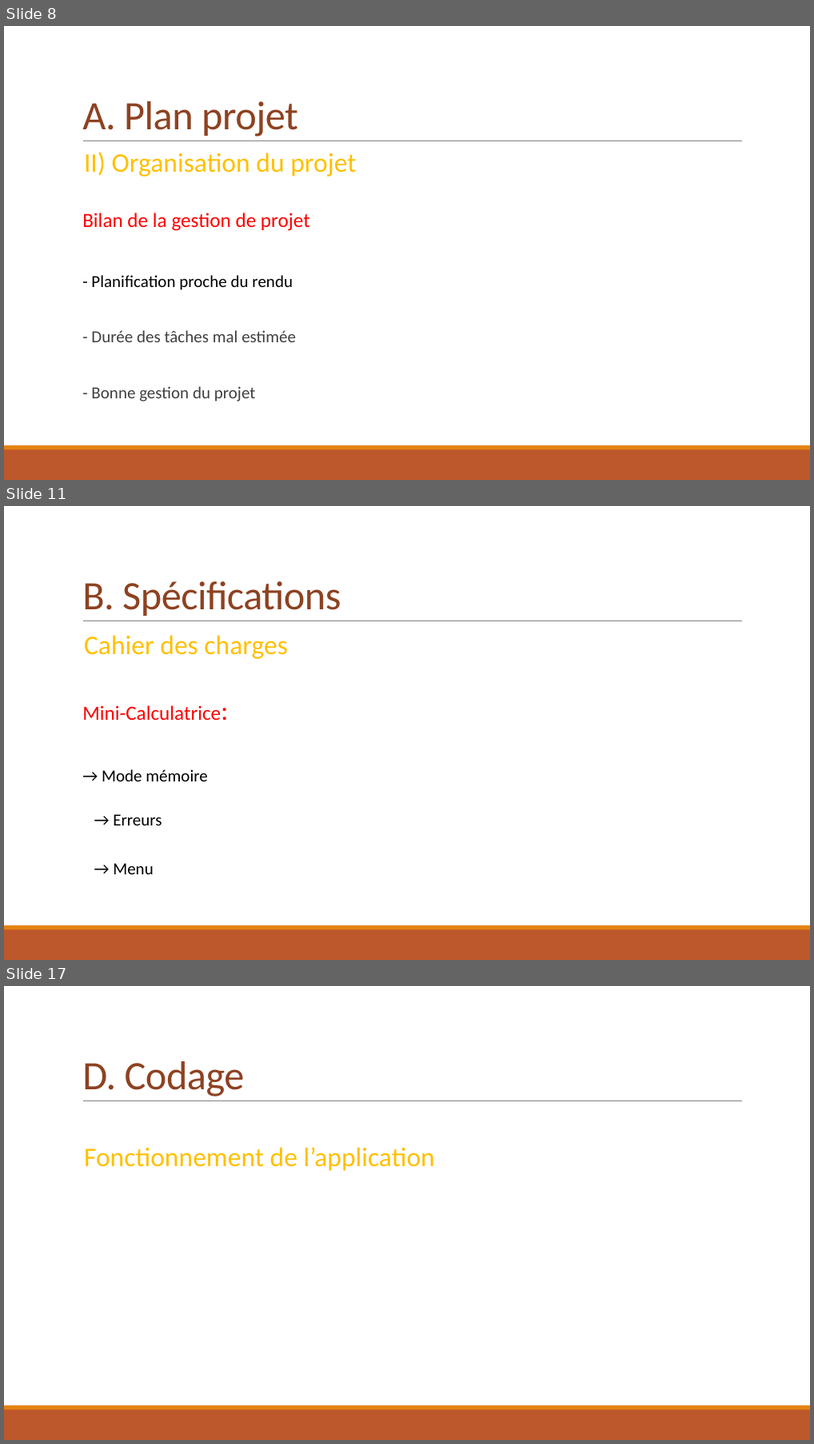
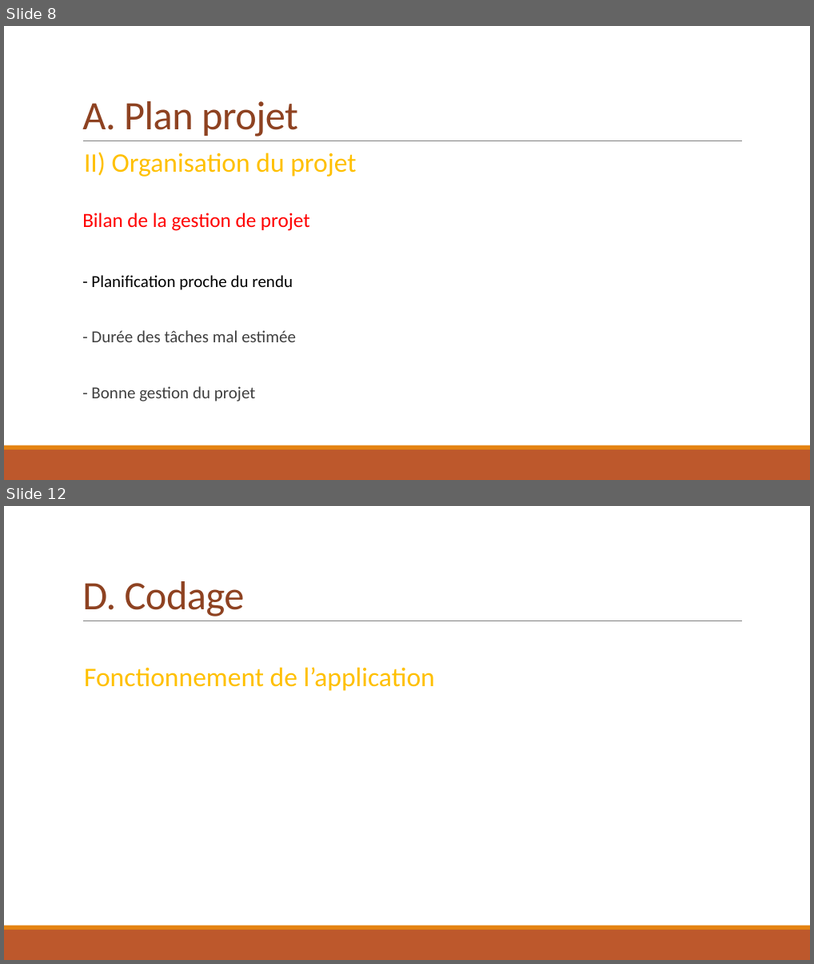
Before and after one commit to Vinvin2/Calculatrice, a slide deck: ProjetS2/Dossier-Manuel-Presentation/PresentationProjetS2.pptx. Shown one above the other, each under a label of ours: slides 8, 11 and 17 before the commit, slides 8 and 12 after it; the slides between them are not shown. The pictures are 814x1444 and 814x964 pixels, drawn with LibreOffice and Linux fonts; fonts in the diff are those of the drawing. Boxes give left, top, right and bottom in pixels: in the first picture for what was removed or moved away, otherwise in the second. Text is boxed around its words. In the diff, an @@ line names an element or a change of style, - is before the commit and + after.

```diff
--- a/ProjetS2/Dossier-Manuel-Presentation/PresentationProjetS2.pptx
+++ b/ProjetS2/Dossier-Manuel-Presentation/PresentationProjetS2.pptx
@@ slide 11 removed at [4,506,810,960], background #FFFFFF; not listed: 3 template elements that a slide beside it also shows @@
@@ title removed at [82,581,341,616] @@
-B. Spécifications
@@ text removed at [82,635,288,874] @@
-        Cahier des charges
-        Mini-Calculatrice:
-        → Mode mémoire
-        → Erreurs
-        → Menu
@@ what was slide 17 is now slide 12 @@
```
Also in this commit, not shown: 3 slides changed, 12 other slides removed, 1 other file.
